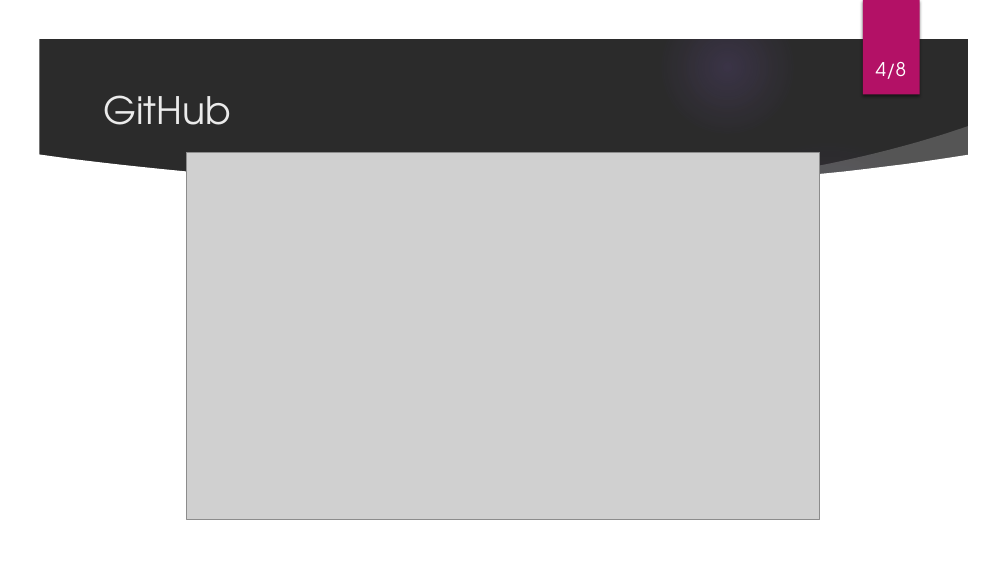
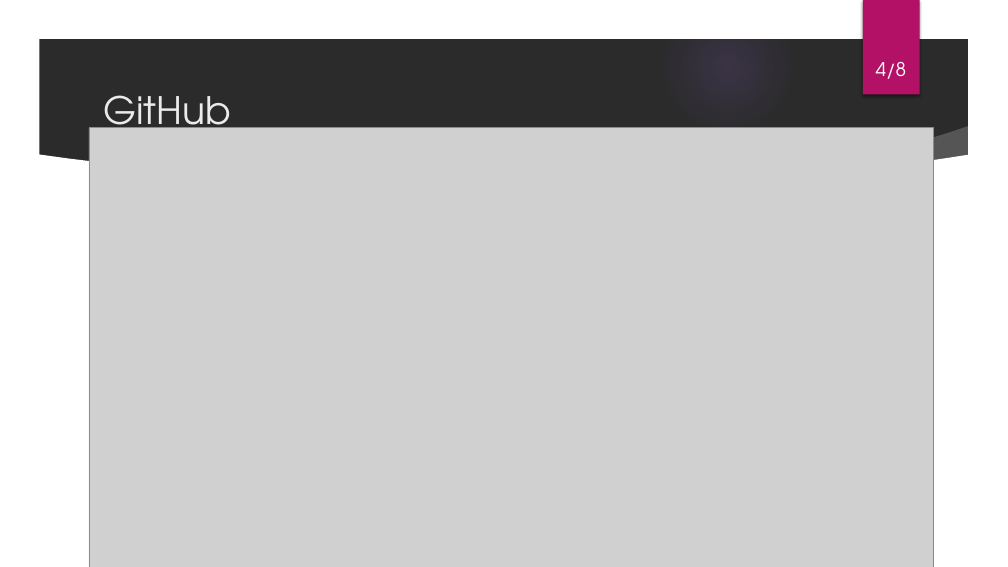
Before and after one commit to Fabi12345678910/GenderNeutralAdressBook, a slide deck: slide 4 of Projektarbeit - Abgeschlossen/Präsentation 1.pptx. Drawn at 1008x567 pixels with LibreOffice and Linux fonts; fonts in the diff are those of the drawing; grey boxes stand for pictures; background and template pictures are left out; a plain dark background stands for a picture behind light text. Boxes give left, top, right and bottom in pixels: in the first picture for what was removed or moved away, otherwise in the second. Text is boxed around its words. In the diff, an @@ line names an element or a change of style, - is before the commit and + after.

Commit message:
fertigggggggggg

```diff
--- a/Projektarbeit - Abgeschlossen/Präsentation 1.pptx
+++ b/Projektarbeit - Abgeschlossen/Präsentation 1.pptx
@@ picture: place and size @@
-picture at [187, 153, 820, 520]
+picture at [89, 128, 935, 567]
@@ ellipse removed at [712, 485, 793, 567] @@
```
